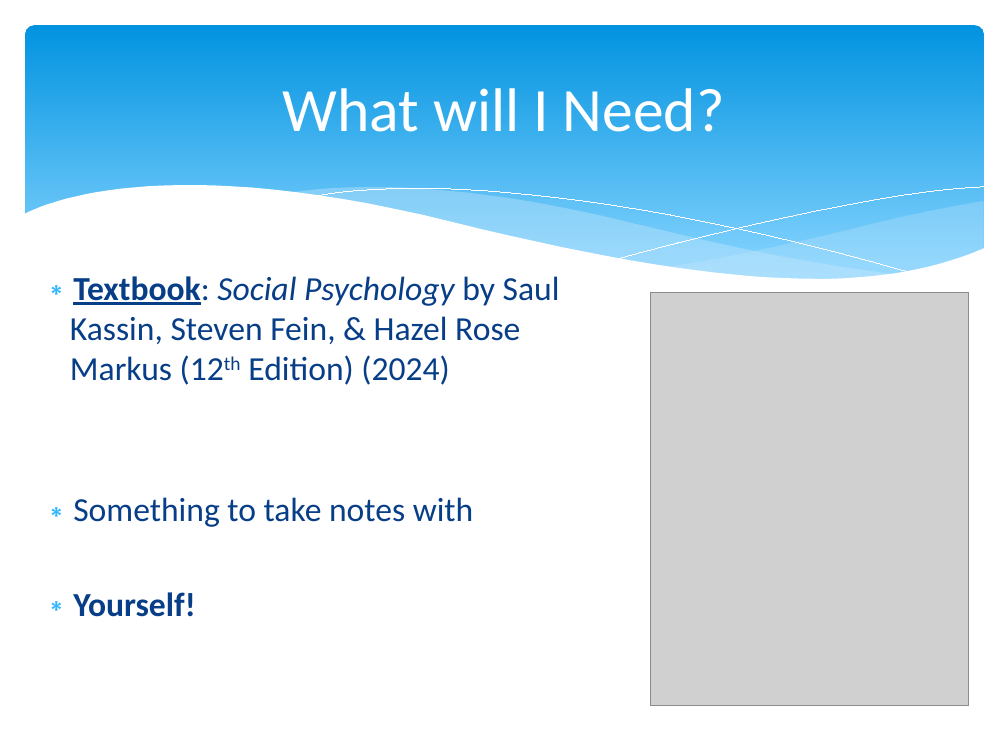
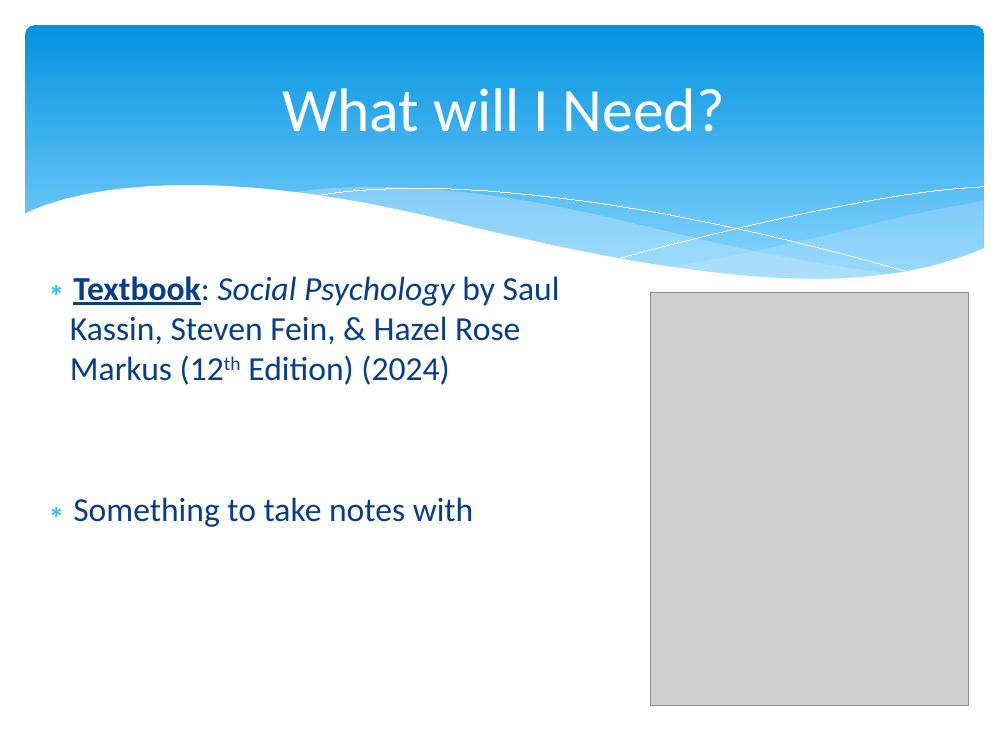
Before and after one commit to npm27/Teaching-Materials, a slide deck: slide 5 of Social Psych/Slides/0 First Day Info.pptx. Drawn at 1008x756 pixels with LibreOffice and Linux fonts; fonts in the diff are those of the drawing; grey boxes stand for pictures. Boxes give left, top, right and bottom in pixels: in the first picture for what was removed or moved away, otherwise in the second. Text is boxed around its words. In the diff, an @@ line names an element or a change of style, - is before the commit and + after.

```diff
--- a/Social Psych/Slides/0 First Day Info.pptx
+++ b/Social Psych/Slides/0 First Day Info.pptx
@@ text at (73,592,195,617): paragraph removed @@
-∗ Yourself!
```
Also in this commit, not shown: 1 other slide changed, 1 slide added, 8 other files.
